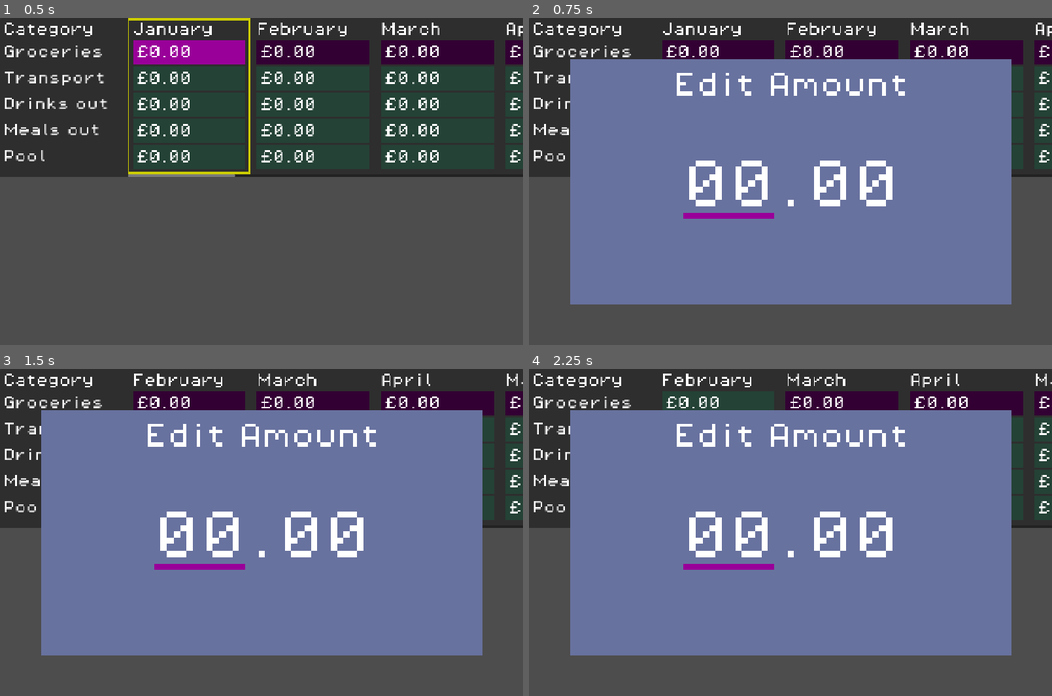
Above: before the commit, frames 1-4 (two rows, left to right).
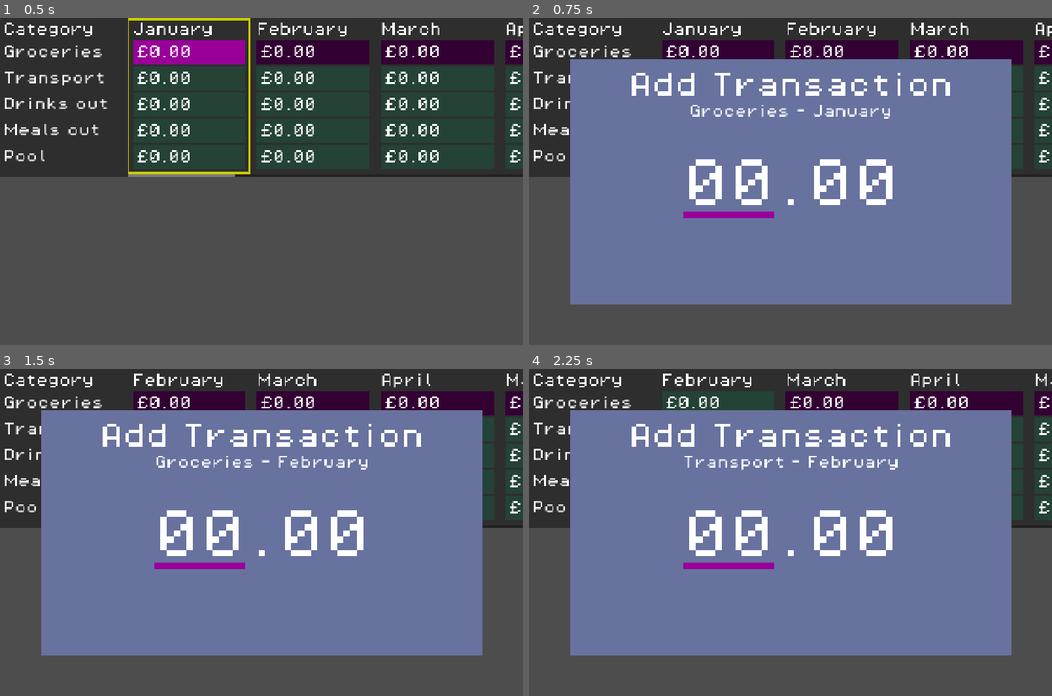
Above: after the commit, the same moments.

Repository: phrasmotica/budget-visualiser
Game: Godot game, scene res://scenes/ui/spreadsheet_ui/spreadsheet_ui.tscn
Two runs of this game, one before a commit and one after it. Both use one fixed random seed, a clock stepped at 60 frames per second and the inputs below. This scene is started directly instead of the project's main scene.
Inputs:
- Up to frame 1 (0.5 s): no input
- Up to frame 2 (0.75 s): tap Enter (ui_accept) at 0.5 s; hold Right (ui_right) from 0.53 s (still down); tap Shift (bulk_modifier) at 0.6 s
- Up to frame 3 (1.5 s): tap Enter (ui_accept) at 0.77, 1.25 s; release Right (ui_right) at 1.28 s; hold Down (ui_down) from 1.28 s (still down); tap Shift (bulk_modifier) at 1.35 s
- Up to frame 4 (2.25 s): tap Enter (ui_accept) at 1.52, 2 s; release Down (ui_down) at 2.03 s; hold Right (ui_right) from 2.03 s (still down); tap Shift (bulk_modifier) at 2.1 s

Frame 1 is identical in both runs. In frame 2, 2.3% of the frame differs, in the area x 19-81%, y 16-62%; in frame 3, 2.4%; in frame 4, 2.4%.

Commit message:
Show highlighted category and month in amount entry modal

Diff:
--- a/scenes/ui/amount_entry_modal/amount_entry_modal.gd
+++ b/scenes/ui/amount_entry_modal/amount_entry_modal.gd
@@ -11,6 +11,13 @@
 
 		_refresh()
 
+@export
+var sub_header := "":
+	set(value):
+		sub_header = value
+
+		_refresh()
+
 @onready
 var appearance: AmountEntryModalAppearance = %Appearance
 
@@ -21,6 +28,8 @@
 var _current_state: AmountEntryModalState = null
 
 func _ready() -> void:
+	_refresh()
+
 	if Engine.is_editor_hint():
 		return
 
@@ -46,10 +55,11 @@
 func _refresh() -> void:
 	if appearance:
 		appearance.set_title(title)
+		appearance.set_sub_header(sub_header)
 
-func enable(amount: float) -> void:
+func enable(category: BudgetCategory, month: BudgetMonth, amount: float) -> void:
 	if _current_state:
-		_current_state.enable(amount)
+		_current_state.enable(category, month, amount)
 
 func disable() -> void:
 	if _current_state:
--- a/scenes/ui/amount_entry_modal/amount_entry_modal.tscn
+++ b/scenes/ui/amount_entry_modal/amount_entry_modal.tscn
@@ -14,11 +14,13 @@
 theme_type_variation = &"AmountEntryModalContainer"
 script = ExtResource("2_218fl")
 title = "Edit Amount"
+metadata/_edit_horizontal_guides_ = [300.0]
 
-[node name="Appearance" type="Node" parent="." node_paths=PackedStringArray("header_label", "edit_major", "edit_minor")]
+[node name="Appearance" type="Node" parent="." node_paths=PackedStringArray("header_label", "sub_header_label", "edit_major", "edit_minor")]
 unique_name_in_owner = true
 script = ExtResource("2_dmink")
 header_label = NodePath("../MarginContainer/VBoxContainer/HeaderLabel")
+sub_header_label = NodePath("../MarginContainer/VBoxContainer/SubHeaderLabel")
 edit_major = NodePath("../MarginContainer/VBoxContainer/HBoxContainer/AmountEditMajor")
 edit_minor = NodePath("../MarginContainer/VBoxContainer/HBoxContainer/AmountEditMinor")
 
@@ -37,6 +39,7 @@
 
 [node name="VBoxContainer" type="VBoxContainer" parent="MarginContainer"]
 layout_mode = 2
+theme_override_constants/separation = 0
 
 [node name="HeaderLabel" type="Label" parent="MarginContainer/VBoxContainer"]
 layout_mode = 2
@@ -45,7 +48,16 @@
 horizontal_alignment = 1
 
 [node name="Spacer" type="Control" parent="MarginContainer/VBoxContainer"]
-custom_minimum_size = Vector2(0, 128)
+custom_minimum_size = Vector2(0, 16)
+layout_mode = 2
+
+[node name="SubHeaderLabel" type="Label" parent="MarginContainer/VBoxContainer"]
+layout_mode = 2
+theme_override_font_sizes/font_size = 32
+horizontal_alignment = 1
+
+[node name="Spacer2" type="Control" parent="MarginContainer/VBoxContainer"]
+custom_minimum_size = Vector2(0, 84)
 layout_mode = 2
 
 [node name="HBoxContainer" type="HBoxContainer" parent="MarginContainer/VBoxContainer"]
--- a/scenes/ui/amount_entry_modal/amount_entry_modal_appearance.gd
+++ b/scenes/ui/amount_entry_modal/amount_entry_modal_appearance.gd
@@ -4,6 +4,9 @@
 
 @export
 var header_label: Label
+
+@export
+var sub_header_label: Label
 
 @export
 var edit_major: AmountEdit
@@ -14,6 +17,10 @@
 func set_title(title: String) -> void:
 	if header_label:
 		header_label.text = title
+
+func set_sub_header(sub_header: String) -> void:
+	if sub_header_label:
+		sub_header_label.text = sub_header
 
 func for_shown() -> void:
 	if edit_major:
--- a/scenes/ui/amount_entry_modal/states/amount_entry_modal_state.gd
+++ b/scenes/ui/amount_entry_modal/states/amount_entry_modal_state.gd
@@ -25,7 +25,7 @@
 ) -> void:
 	state_transition_requested.emit(new_state, state_data)
 
-func enable(_amount: float) -> void:
+func enable(_category: BudgetCategory, _month: BudgetMonth, _amount: float) -> void:
 	pass
 
 func disable() -> void:
--- a/scenes/ui/amount_entry_modal/states/amount_entry_modal_state_data.gd
+++ b/scenes/ui/amount_entry_modal/states/amount_entry_modal_state_data.gd
@@ -1,9 +1,17 @@
 class_name AmountEntryModalStateData
 
+var _sub_header := ""
 var _amount := 0.0
 
 static func build() -> AmountEntryModalStateData:
 	return AmountEntryModalStateData.new()
+
+func with_sub_header(sub_header: String) -> AmountEntryModalStateData:
+	_sub_header = sub_header
+	return self
+
+func get_sub_header() -> String:
+	return _sub_header
 
 func with_amount(amount: float) -> AmountEntryModalStateData:
 	_amount = amount
--- a/scenes/ui/amount_entry_modal/states/amount_entry_modal_state_hidden.gd
+++ b/scenes/ui/amount_entry_modal/states/amount_entry_modal_state_hidden.gd
@@ -6,8 +6,9 @@
 
 	_amount_entry_modal.hide()
 
-func enable(amount: float) -> void:
+func enable(category: BudgetCategory, month: BudgetMonth, amount: float) -> void:
 	var state_data := AmountEntryModalStateData.build() \
+		.with_sub_header("%s - %s" % [category.name, month.name]) \
 		.with_amount(amount)
 
 	transition_state(AmountEntryModal.State.SHOWN, state_data)
--- a/scenes/ui/amount_entry_modal/states/amount_entry_modal_state_shown.gd
+++ b/scenes/ui/amount_entry_modal/states/amount_entry_modal_state_shown.gd
@@ -6,6 +6,7 @@
 
 	_amount_entry_modal.show()
 
+	_appearance.set_sub_header(_state_data.get_sub_header())
 	_appearance.for_shown()
 
 	var amount := _state_data.get_amount()
--- a/scenes/ui/spreadsheet_ui/spreadsheet_ui.tscn
+++ b/scenes/ui/spreadsheet_ui/spreadsheet_ui.tscn
@@ -88,3 +88,4 @@
 unique_name_in_owner = true
 layout_mode = 2
 title = "Add Transaction"
+sub_header = "<category> - <month>"
--- a/scenes/ui/spreadsheet_ui/states/spreadsheet_ui_state_idle.gd
+++ b/scenes/ui/spreadsheet_ui/states/spreadsheet_ui_state_idle.gd
@@ -53,6 +53,9 @@
 	_year_grid.update_budget(data)
 
 func _show_modal() -> void:
-	_amount_entry_modal.enable(0.0)
+	var category := _year_grid.get_highlighted_category()
+	var month := _year_grid.get_highlighted_month()
+
+	_amount_entry_modal.enable(category, month, 0.0)
 
 	transition_state(SpreadsheetUI.State.DISABLED)
